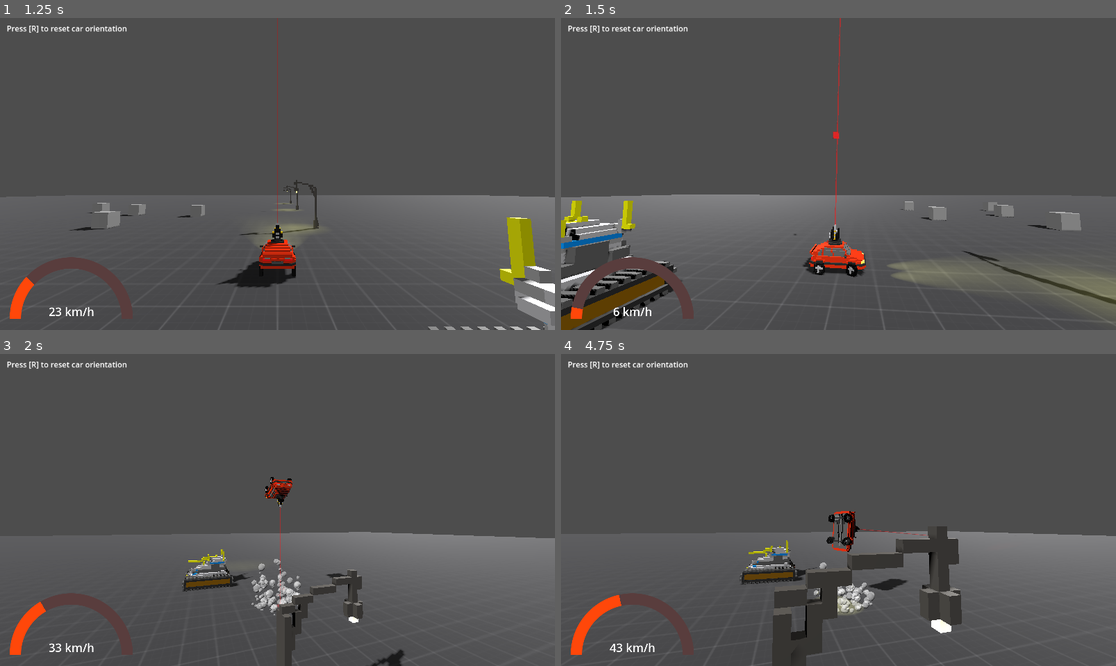
Above: before the commit, frames 1-4 (two rows, left to right).
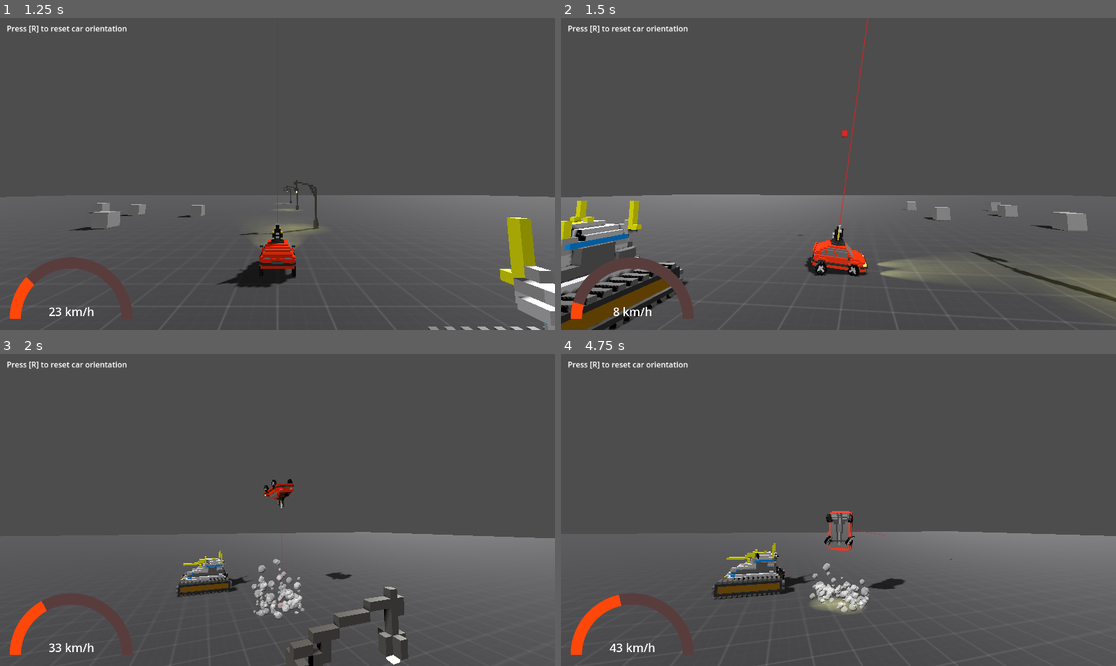
Above: after the commit, the same moments.

Repository: applejag/bornhack-2024-game
Game: Godot game, scene res://scenes/world.tscn
Two runs of this game, one before a commit and one after it. Both use one fixed random seed, a clock stepped at 60 frames per second and the inputs below.
Inputs:
- Up to frame 1 (1.25 s): tap R (reset_car) at 0.5 s; hold D (steer_right) from 0.53 s (still down); tap Ctrl (fire) at 0.6 s; tap Space (jump) at 0.77 s
- Up to frame 2 (1.5 s): tap R (reset_car) at 1.25 s; release D (steer_right) at 1.28 s; hold S (move_back) from 1.28 s (still down); tap Ctrl (fire) at 1.35 s
- Up to frame 3 (2 s): keep holding S (move_back); tap Space (jump) at 1.52 s
- Up to frame 4 (4.75 s): tap R (reset_car) every 0.75 s from 2 to 4.25 s; release S (move_back) at 2.03 s; hold D (steer_right) 2.03-2.78 s; tap Ctrl (fire) every 0.75 s from 2.1 to 4.35 s; hold W (move_forward) 2.78-3.53 s; tap Space (jump) at 3.02, 3.77, 4.52 s; hold A (steer_left) from 3.53 s (still down)

Frame 1 is identical in both runs. In frame 2, 5.0% of the frame differs, in the area x 0-100%, y 0-100%; in frame 3, 4.6%; in frame 4, 6.9%, in the area x 12-99%, y 50-100%.

Commit message:
Fix breaking and reversing

Diff:
--- a/scenes/player.gd
+++ b/scenes/player.gd
@@ -61,7 +61,7 @@
 		# Increase engine force at low speeds to make the initial acceleration faster.
 		if forward_mps >= -1:
 			if current_speed < acceleration_max_speed and current_speed > 0.0001:
-				engine_force = -clamp(max_speed * reverse_speed_factor * acceleration / current_speed, 0, 100)
+				engine_force = -max_speed * reverse_speed_factor * acceleration / current_speed
 			else:
 				engine_force = -max_speed * reverse_speed_factor
 		else:
--- a/scenes/player.tscn
+++ b/scenes/player.tscn
@@ -260,8 +260,9 @@
 angular_damp = 3.0
 script = ExtResource("1_8nyy8")
 max_speed = 1300.0
-reverse_speed_factor = 0.4
+reverse_speed_factor = 0.6
 acceleration = 3.0
+brake_force = 5.0
 steer_angle = 35.0
 steer_speed = 50.0
 jump_force = 14.0
